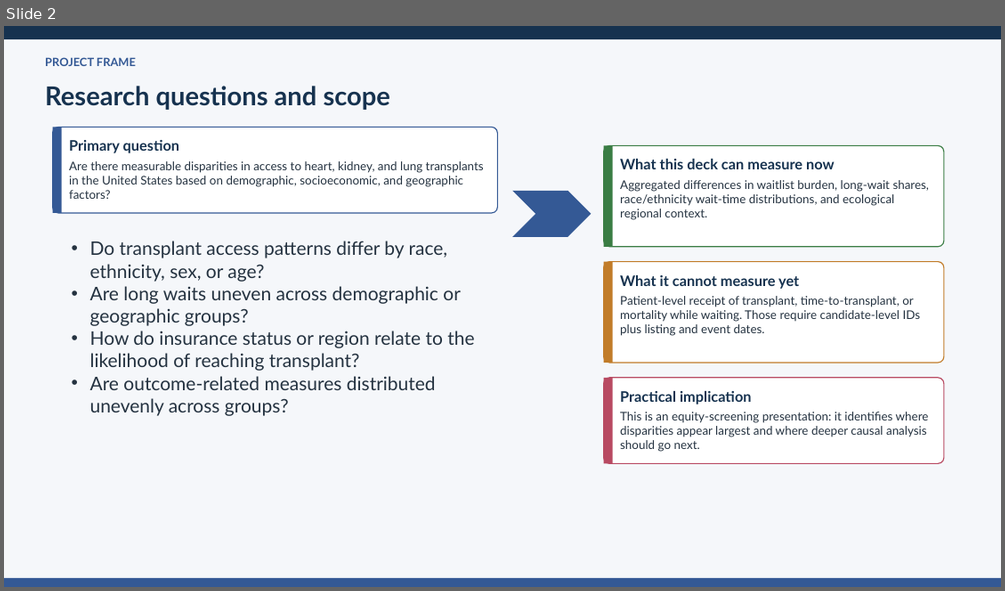
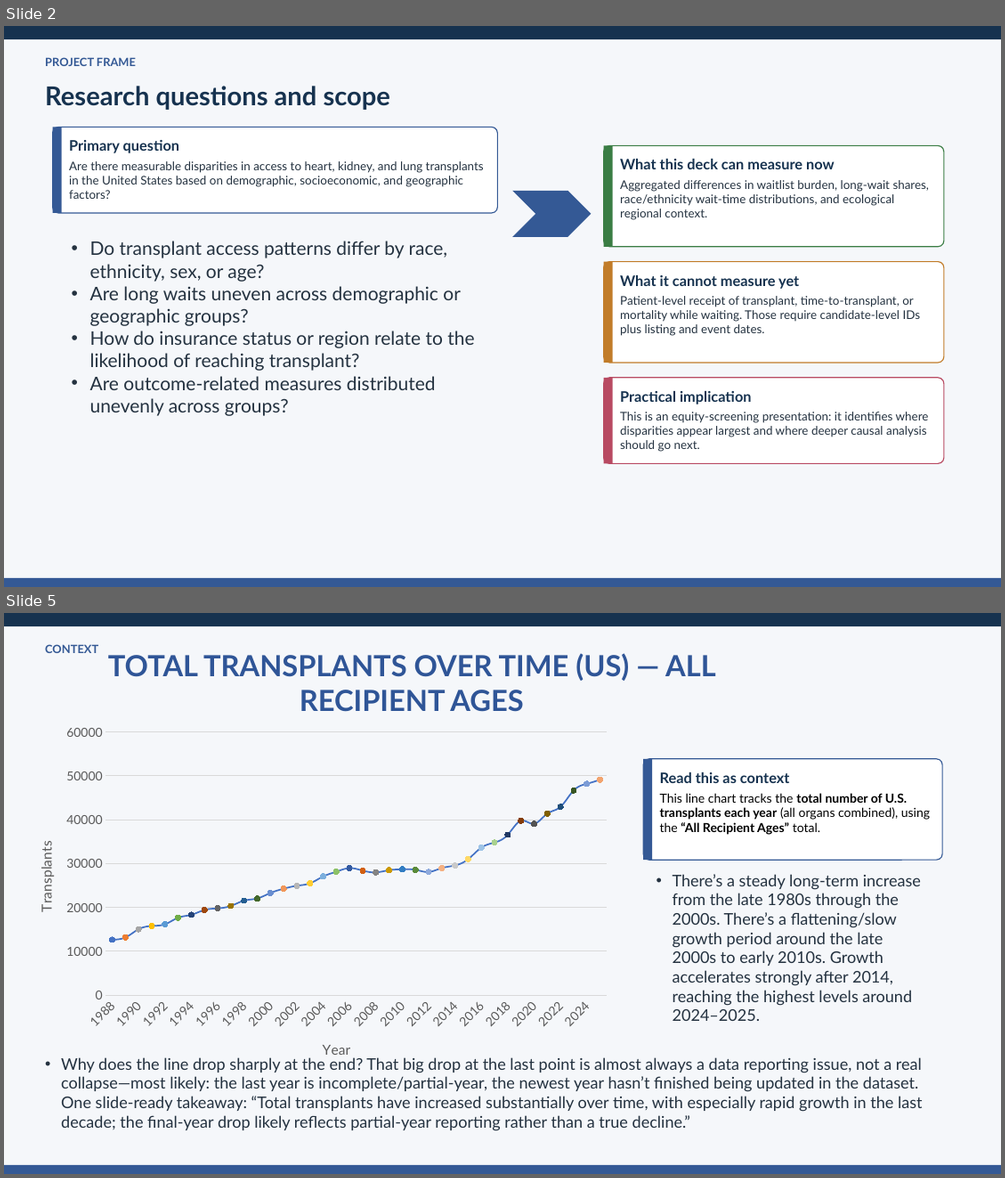
Before and after one commit to ansonrk/Capstone-DA16, a slide deck: DASHBOARD/transplant_equity_capstone_MVP.pptx. Shown one above the other, each under a label of ours: slide 2 before the commit, slides 2 and 5 after it; the slides between them are not shown. The pictures are 1005x591 and 1005x1178 pixels, drawn with LibreOffice and Linux fonts; fonts in the diff are those of the drawing. Boxes give left, top, right and bottom in pixels: in the first picture for what was removed or moved away, otherwise in the second. Text is boxed around its words. In the diff, an @@ line names an element or a change of style, - is before the commit and + after.

```diff
--- a/DASHBOARD/transplant_equity_capstone_MVP.pptx
+++ b/DASHBOARD/transplant_equity_capstone_MVP.pptx
@@ slide 5 added at [4, 613, 1001, 1174], background #F5F7FA @@
@@ rectangle added at [4, 613, 1001, 626], fill #16324F @@
@@ text added at [45, 644, 98, 653], 11 pt, text #345995, bold @@
+CONTEXT
@@ text added at [108, 653, 716, 712], 28 pt, text #2F5597, bold @@
+TOTAL TRANSPLANTS OVER TIME (US) — ALL RECIPIENT AGES
@@ line chart added at [34, 713, 620, 1090] @@
+categories: 1988, 1989, 1990, 1991, 1992, 1993, 1994, 1995, 1996, 1997, 1998, 1999, 2000, 2001, 2002, 2003, 2004, 2005, 2006, 2007, 2008, 2009, 2010, 2011, 2012, 2013, 2014, 2015, 2016, 2017, 2018, 2019, 2020, 2021, 2022, 2023, 2024, 2025
+Series 1: 13000, 13000, 15000, 16000, 16000, 18000, 18000, 19000, 20000, 20000, 22000, 22000, 23000, 24000, 25000, 25000, 27000, 28000, 29000, 28000, 28000, 28000, 29000, 29000, 28000, 29000, 30000, 31000, 34000, 35000, 37000, 40000, 39000, 41000, 43000, 47000, 48000, 49000
@@ rounded rectangle added at [643, 759, 942, 860], fill #FFFFFF, outline #345995 1 pt @@
@@ rectangle added at [643, 759, 652, 860], fill #345995 @@
@@ text added at [660, 772, 790, 783], 14 pt, text #16324F, bold @@
+Read this as context
@@ text added at [660, 793, 930, 835], 12 pt, text #000000 @@
+This line chart tracks the total number of U.S. transplants each year (all organs combined), using the “All Recipient Ages” total.
@@ text added at [672, 874, 921, 1021], 15.5 pt, text #243240 @@
+• There’s a steady long-term increase from the late 1980s through the 2000s. There’s a flattening/slow growth period around the late 2000s to early 2010s. Growth accelerates strongly after 2014, reaching the highest levels around 2024–2025.
@@ text added at [61, 1057, 922, 1131], 15.5 pt, text #243240 @@
+• Why does the line drop sharply at the end? That big drop at the last point is almost always a data reporting issue, not a real collapse—most likely: the last year is incomplete/partial-year, the newest year hasn’t finished being updated in the dataset. One slide-ready takeaway: “Total transplants have increased substantially over time, with especially rapid growth in the last decade; the final-year drop likely reflects partial-year reporting rather than a true decline.”
@@ rectangle added at [4, 1165, 1001, 1174], fill #345995 @@
```
Also in this commit, not shown: 7 slides changed, 4 other slides added, 2 slides removed, 2 other files.
